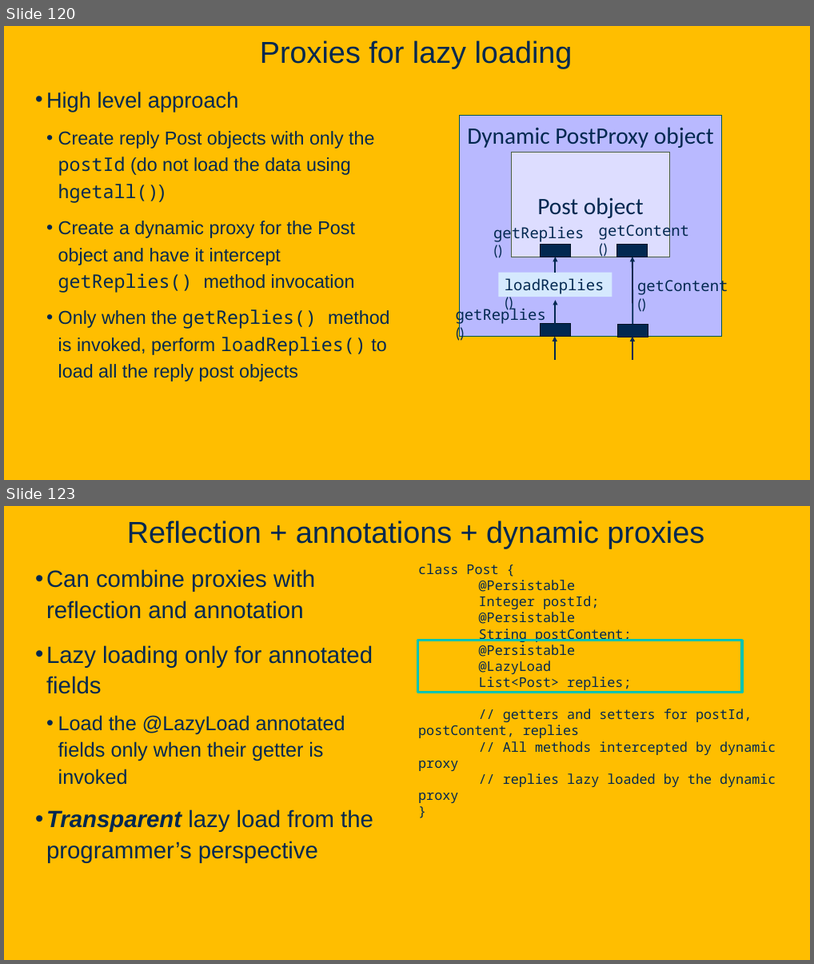
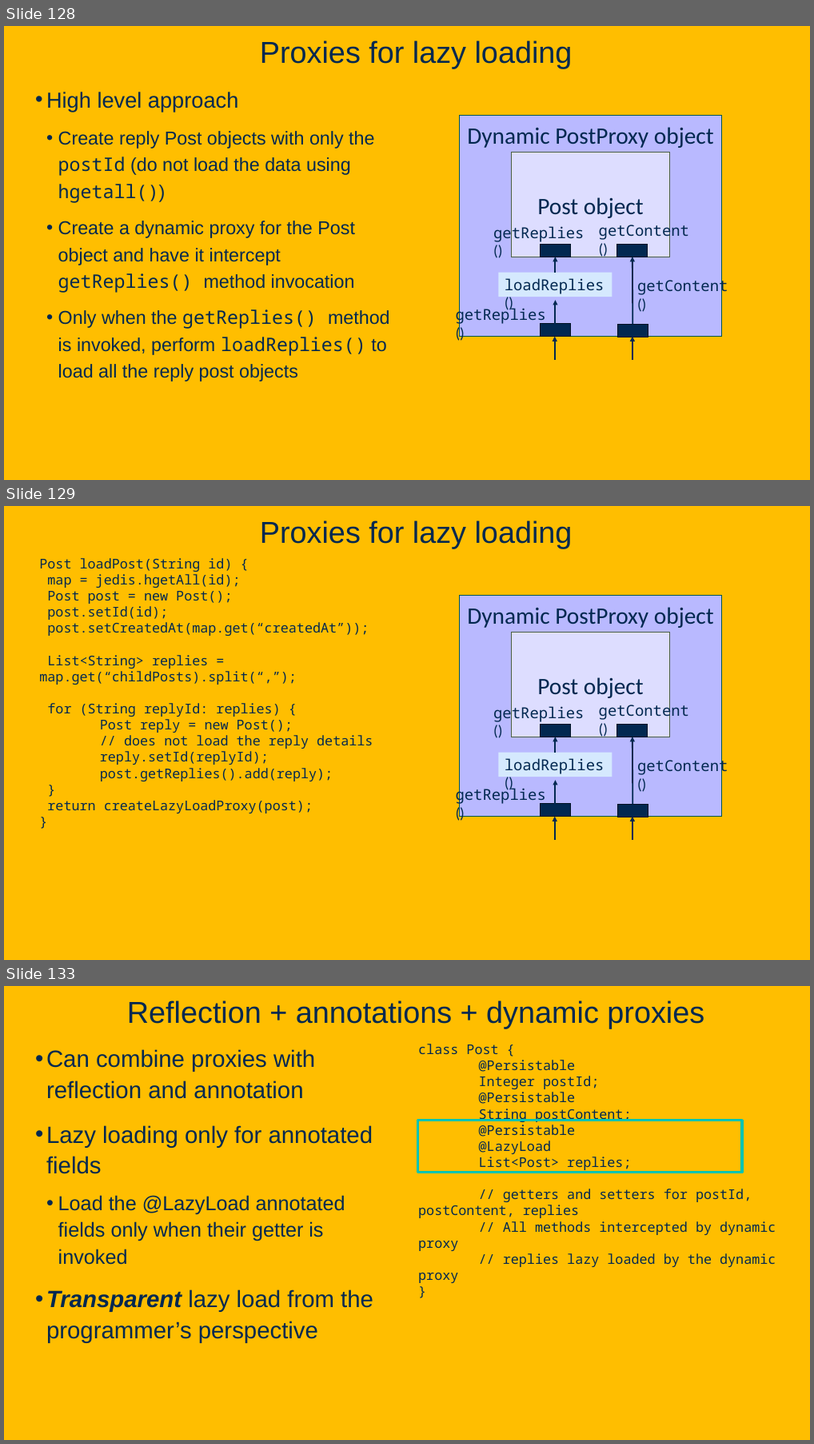
Before and after one commit to davsec-teaching/ecs160-f25, a slide deck: slides/5_annotations_and_reflection.pptx. Shown one above the other, each under a label of ours: slides 120 and 123 before the commit, slides 128, 129 and 133 after it; the slides between them are not shown. The pictures are 814x964 and 814x1444 pixels, drawn with LibreOffice and Linux fonts; fonts in the diff are those of the drawing; background and template pictures are left out. Boxes give left, top, right and bottom in pixels: in the first picture for what was removed or moved away, otherwise in the second. Text is boxed around its words. In the diff, an @@ line names an element or a change of style, - is before the commit and + after.

Commit message:
Updates to dynamic proxy and software arch.

```diff
--- a/slides/5_annotations_and_reflection.pptx
+++ b/slides/5_annotations_and_reflection.pptx
@@ slide 129 added at (x1=4, y1=506, x2=810, y2=960), background picture (left out) @@
@@ title added at (x1=260, y1=520, x2=573, y2=548), 36 pt, text #022850 @@
+Proxies for lazy loading
@@ text added at (x1=39, y1=558, x2=373, y2=813), 16 pt, text #022850 @@
+Post loadPost(String id) {
+map = jedis.hgetAll(id);
+Post post = new Post();
+post.setId(id);
+post.setCreatedAt(map.get(“createdAt”));
+List<String> replies = map.get(“childPosts).split(“,”);
+for (String replyId: replies) {
+Post reply = new Post();
+// does not load the reply details
+reply.setId(replyId);
+post.getReplies().add(reply);
+}
+return createLazyLoadProxy(post);
+}
@@ group added at (x1=494, y1=632, x2=690, y2=737): 3 rectangles, 2 texts @@
+Post object
+getReplies()
+getContent()
@@ group added at (x1=456, y1=595, x2=728, y2=840): 5 arrows, 4 rectangles, 3 texts @@
+hget
+Dynamic PostProxy object
+getReplies()
+getContent()
+loadReplies()
@@ what was slide 120 is now slide 128 @@
@@ what was slide 123 is now slide 133 @@
```
Also in this commit, not shown: 7 slides changed, 11 other slides added, 1 slide removed, 1 other file.
